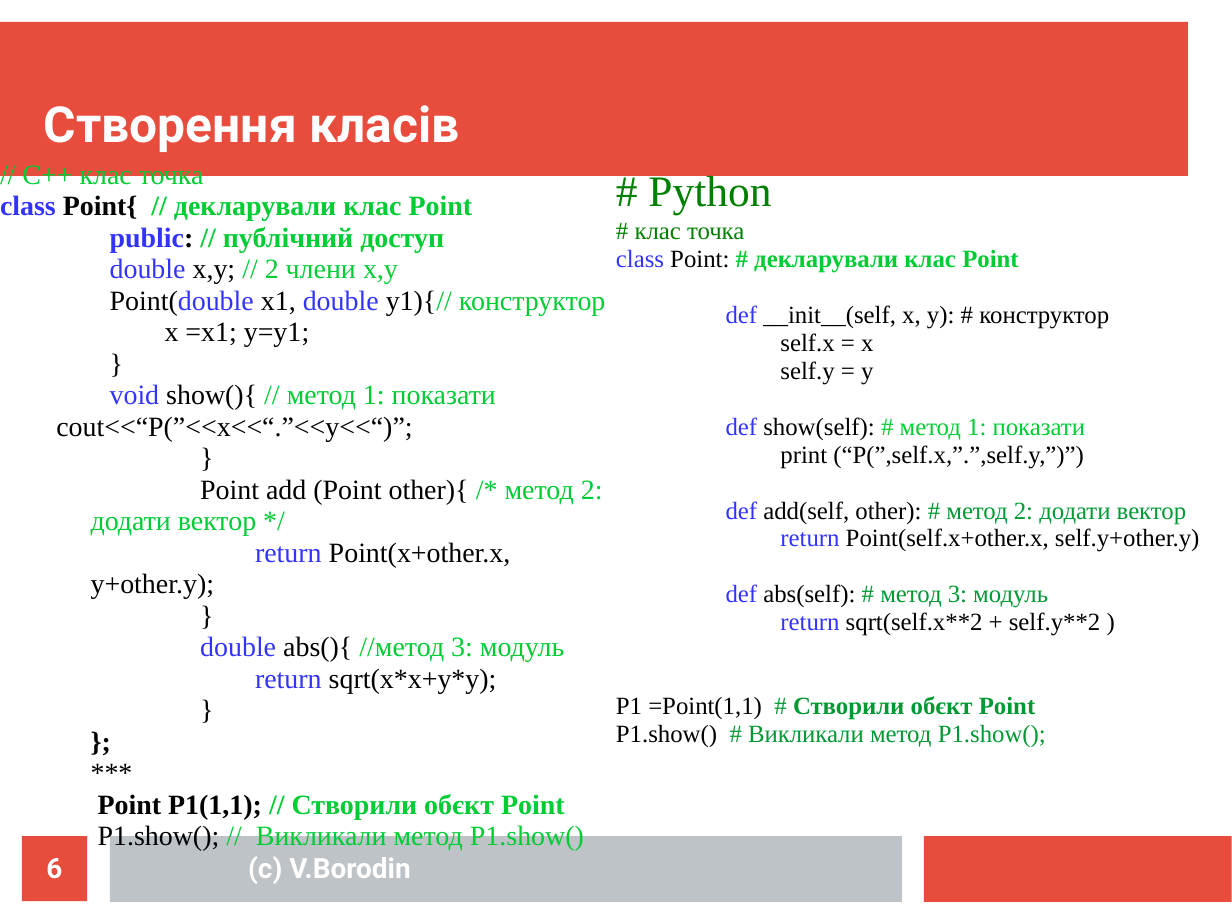
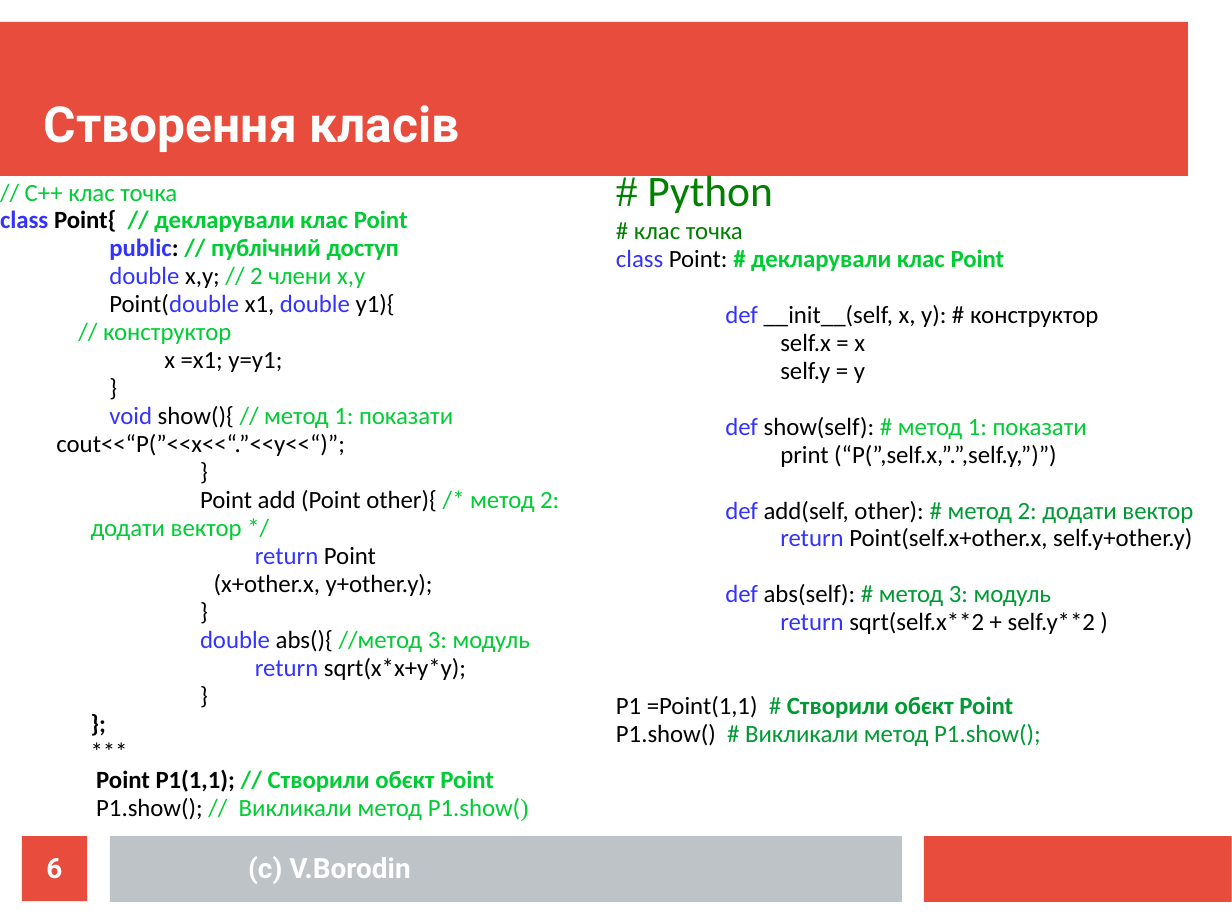
Before and after one commit to mecchmatProjects/CppCourse, a slide deck: slide 6 of Lect08/CppTutorUkr8.ppt. Drawn at 1232x924 pixels with LibreOffice and Linux fonts; fonts in the diff are those of the drawing. Boxes give left, top, right and bottom in pixels: in the first picture for what was removed or moved away, otherwise in the second. Text is boxed around its words. In the diff, an @@ line names an element or a change of style, - is before the commit and + after.

```diff
--- a/Lect08/CppTutorUkr8.ppt
+++ b/Lect08/CppTutorUkr8.ppt
@@ text "// С++ клас точка" moved from (x1=0, y1=162, x2=606, y2=819) to (x1=0, y1=185, x2=559, y2=821) @@
@@ text "# Python" at (x1=616, y1=171, x2=1193, y2=746): font Times New Roman to Calibri @@
@@ text at (x1=0, y1=185, x2=559, y2=821): size 18 to 16 pt, font Times New Roman to Calibri in "// С++ клас точка", "class Point{ // декларували клас Point", "public: // публічний доступ", "double x,y; // 2 члени x,y" and 14 more places @@
@@ text at (x1=103, y1=294, x2=395, y2=344): text changed; size 18 to 16 pt; font Times New Roman to Calibri @@
-Point(double x1, double y1){// конструктор
+Point(double x1, double y1){
+// конструктор
@@ text at (x1=214, y1=547, x2=433, y2=596): text changed; size 18 to 16 pt; font Times New Roman to Calibri @@
-return Point(x+other.x, y+other.y);
+return Point
+(x+other.x, y+other.y);
```
Also in this commit, not shown: 9 other slides changed, 1 slide removed, 3 other files.
